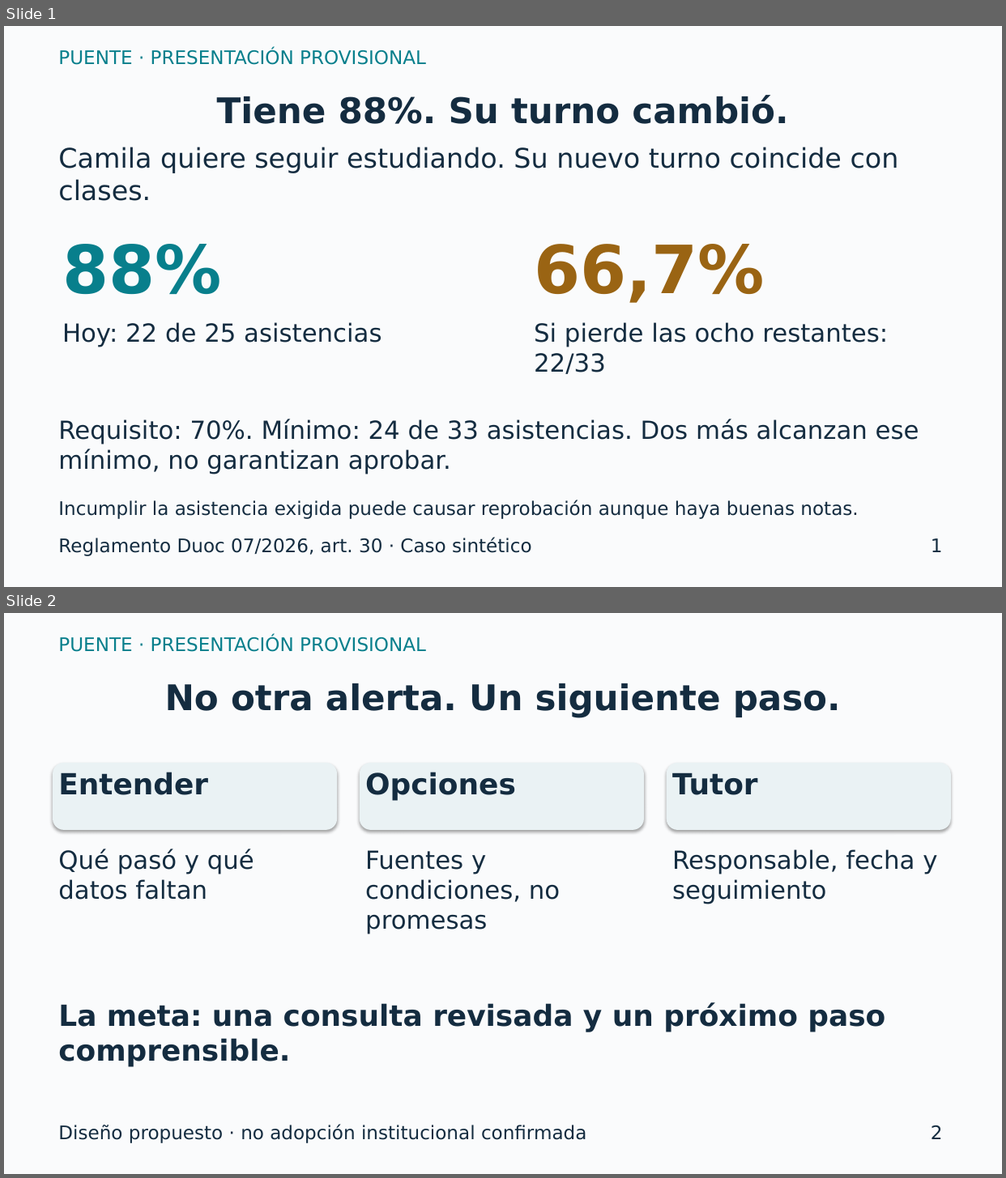
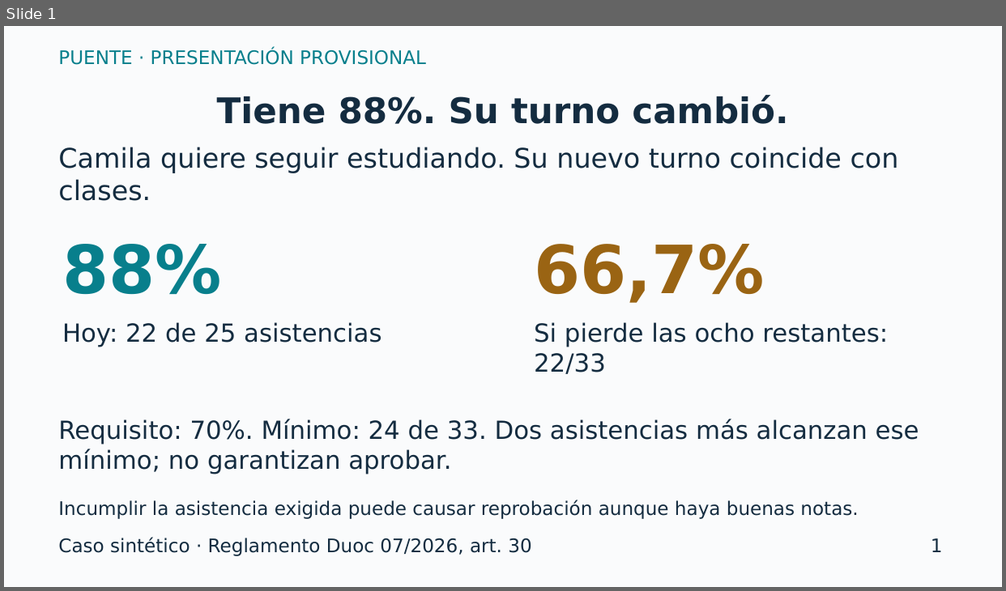
Before and after one commit to Ssj400/duoc-social, a slide deck: plan/preparacion/Pitch_Puente_provisional.pptx. Shown one above the other, each under a label of ours: slides 1 and 2 before the commit, slide 1 after it. The pictures are 1006x1178 and 1006x591 pixels, drawn with LibreOffice and Linux fonts; fonts in the diff are those of the drawing. Boxes give left, top, right and bottom in pixels: in the first picture for what was removed or moved away, otherwise in the second. Text is boxed around its words. In the diff, an @@ line names an element or a change of style, - is before the commit and + after.

```diff
--- a/plan/preparacion/Pitch_Puente_provisional.pptx
+++ b/plan/preparacion/Pitch_Puente_provisional.pptx
@@ slide 2 removed at [4,613,1002,1174], background #FAFBFC @@
@@ text removed at [58,636,426,652] @@
-PUENTE · PRESENTACIÓN PROVISIONAL
@@ title removed at [165,683,841,718] @@
-No otra alerta. Un siguiente paso.
@@ rounded rectangle removed at [53,763,337,830] @@
@@ text removed at [58,772,208,795] @@
-Entender
@@ rounded rectangle removed at [360,763,644,830] @@
@@ text removed at [365,772,516,801] @@
-Opciones
@@ rounded rectangle removed at [667,763,951,830] @@
@@ text removed at [672,773,758,795] @@
-Tutor
@@ text removed at [58,849,254,900] @@
-Qué pasó y qué datos faltan
@@ text removed at [365,850,560,935] @@
-Fuentes y condiciones, no promesas
@@ text removed at [672,850,937,905] @@
-Responsable, fecha y seguimiento
@@ text removed at [58,1003,885,1067] @@
-La meta: una consulta revisada y un próximo paso comprensible.
@@ text removed at [58,1124,586,1144] @@
-Diseño propuesto · no adopción institucional confirmada
@@ text removed at [931,1126,943,1139] @@
-2
@@ slide 1 changed as well @@
@@ text at [58,419,919,475]: text changed @@
-Requisito: 70%. Mínimo: 24 de 33 asistencias. Dos más alcanzan ese mínimo, no garantizan aprobar.
+Requisito: 70%. Mínimo: 24 de 33. Dos asistencias más alcanzan ese mínimo; no garantizan aprobar.
@@ text at [58,537,531,557]: text changed @@
-Reglamento Duoc 07/2026, art. 30 · Caso sintético
+Caso sintético · Reglamento Duoc 07/2026, art. 30
```
Also in this commit, not shown: 4 other slides changed, 1 slide added, 16 other files.
